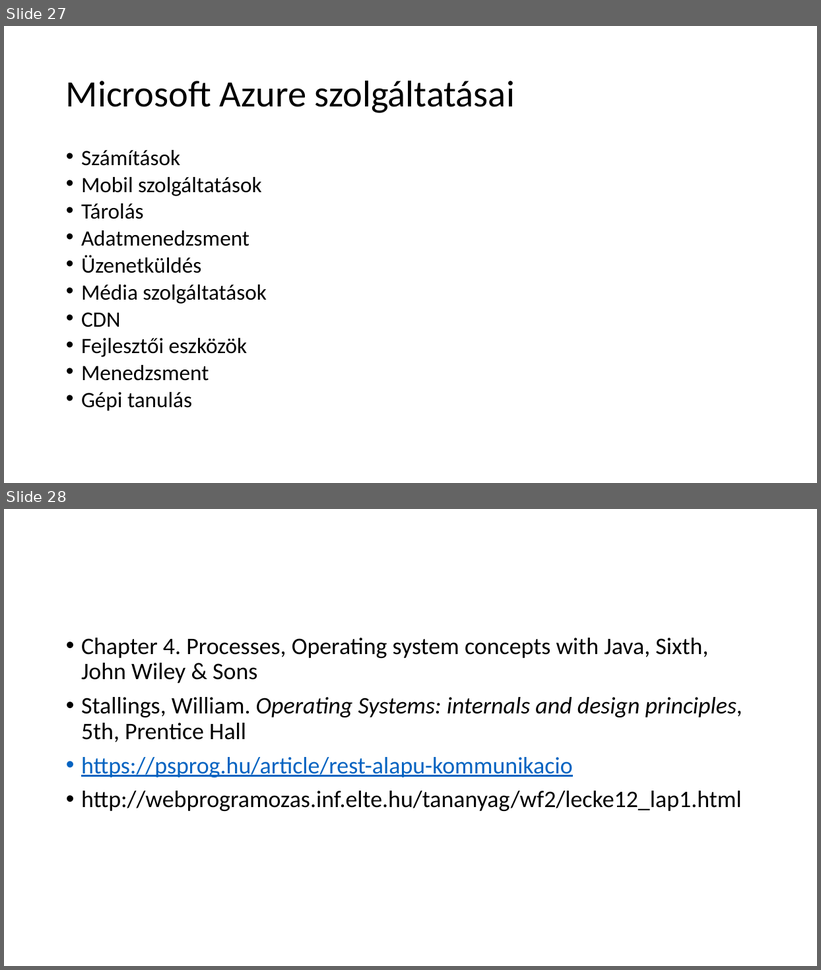
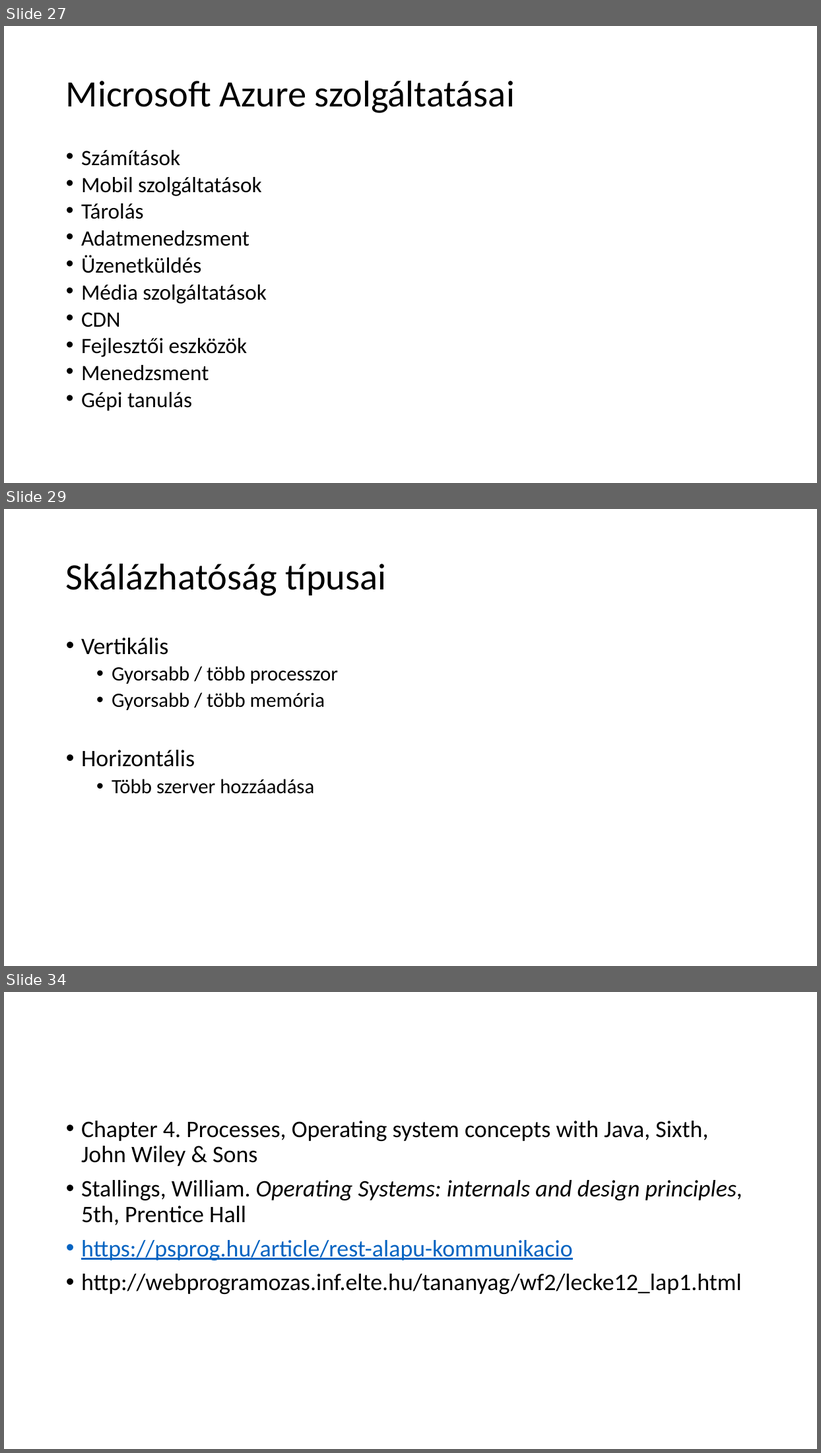
Before and after one commit to krsjakb/osztott-rendszerek-parhuzamos-programozas, a slide deck: Osztott rendszerek, párhuzamos programozás.pptx. Shown one above the other, each under a label of ours: slides 27 and 28 before the commit, slides 27, 29 and 34 after it; the slides between them are not shown. The pictures are 821x970 and 821x1453 pixels, drawn with LibreOffice and Linux fonts; fonts in the diff are those of the drawing. Boxes give left, top, right and bottom in pixels: in the first picture for what was removed or moved away, otherwise in the second. Text is boxed around its words. In the diff, an @@ line names an element or a change of style, - is before the commit and + after.

```diff
--- a/Osztott rendszerek, párhuzamos programozás.pptx
+++ b/Osztott rendszerek, párhuzamos programozás.pptx
@@ slide 29 added at (4, 509, 817, 966), background #FFFFFF @@
@@ title added at (66, 563, 387, 596), 44 pt, text #000000 @@
+Skálázhatóság típusai
@@ text added at (81, 638, 338, 794), 24 pt, text #000000 @@
+• Vertikális
+  • Gyorsabb / több processzor
+  • Gyorsabb / több memória
+• Horizontális
+  • Több szerver hozzáadása
@@ what was slide 28 is now slide 34 @@
```
Also in this commit, not shown: 1 slide changed, 5 other slides added.
